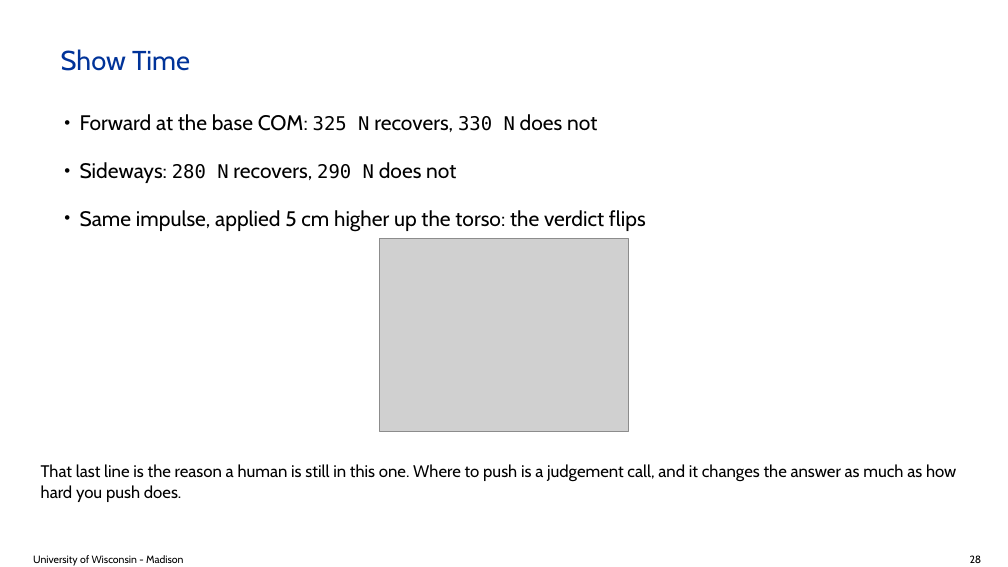
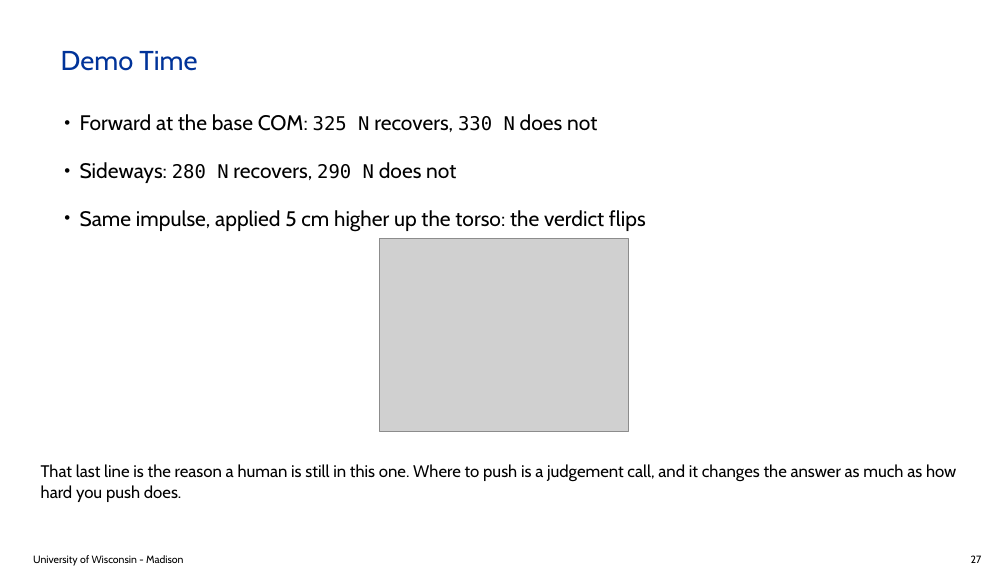
Before and after one commit to ksha23/chrono-hil-tutorial, a slide deck: slide 27 of tutorial_HIL_driver.pptx (slide 28 before the commit). Drawn at 1008x567 pixels with LibreOffice and Linux fonts; fonts in the diff are those of the drawing; grey boxes stand for pictures; background and template pictures are left out. Boxes give left, top, right and bottom in pixels: in the first picture for what was removed or moved away, otherwise in the second. Text is boxed around its words. In the diff, an @@ line names an element or a change of style, - is before the commit and + after.

```diff
--- a/tutorial_HIL_driver.pptx
+++ b/tutorial_HIL_driver.pptx
@@ title at (61, 51, 197, 71): text changed @@
-Show Time
+Demo Time
@@ text at (971, 555, 982, 563): text changed @@
-28
+27
```
Also in this commit, not shown: 19 other slides changed, 2 slides removed, 2 other files.
